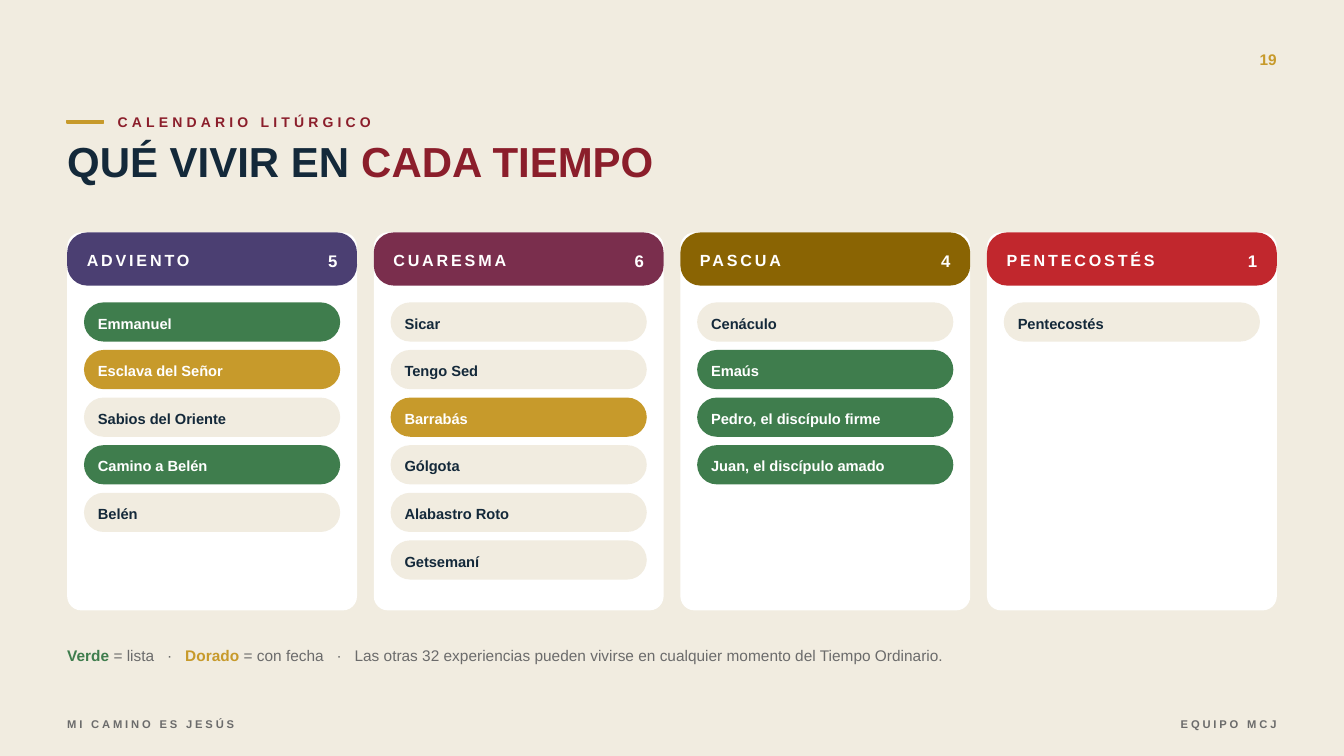
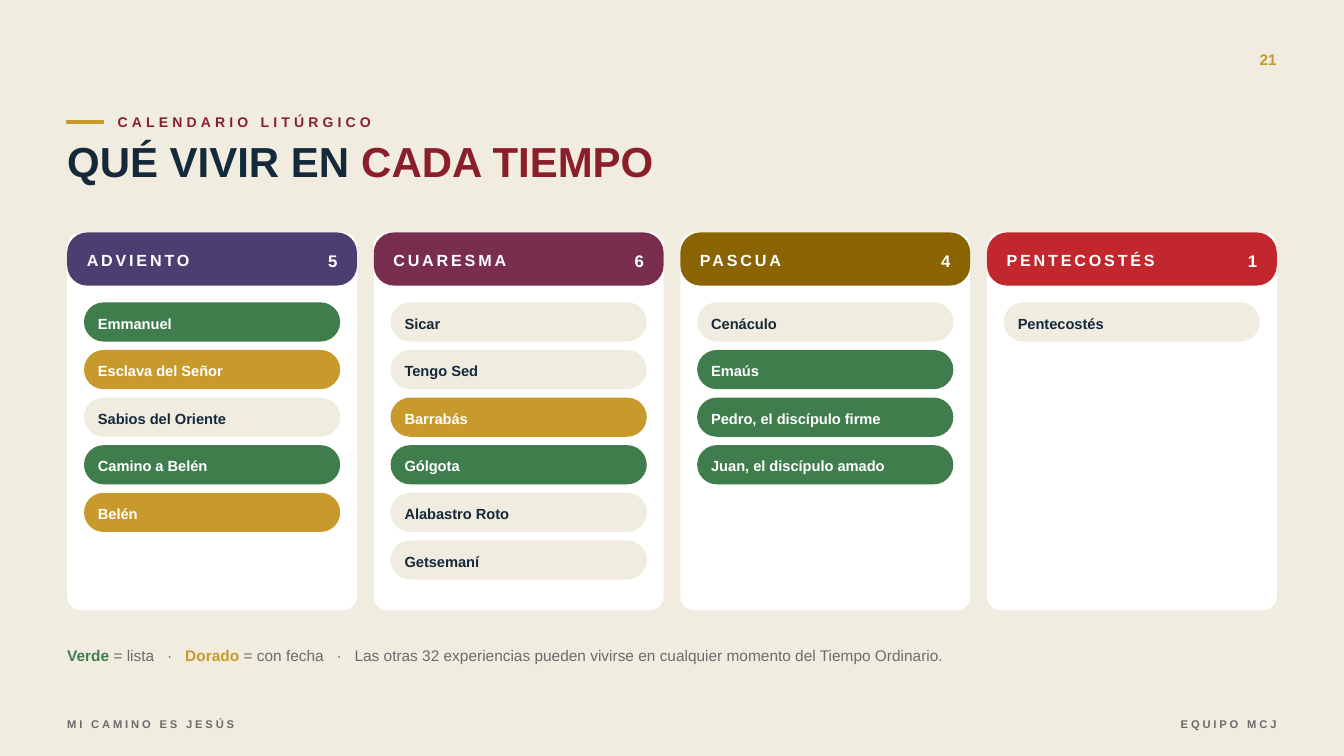
Before and after one commit to iikno/micaminoesjesus, a slide deck: slide 21 of presentacion/MCJ-Presentacion-Equipo.pptx (slide 19 before the commit). Drawn at 1344x756 pixels with LibreOffice and Linux fonts; fonts in the diff are those of the drawing; background and template pictures are left out. Boxes give left, top, right and bottom in pixels: in the first picture for what was removed or moved away, otherwise in the second. Text is boxed around its words. In the diff, an @@ line names an element or a change of style, - is before the commit and + after.

```diff
--- a/presentacion/MCJ-Presentacion-Equipo.pptx
+++ b/presentacion/MCJ-Presentacion-Equipo.pptx
@@ page number at bbox=[1260, 54, 1277, 65]: text changed @@
-19
+21
@@ rounded rectangle at bbox=[391, 446, 647, 485]: fill #F1ECE0 to #3F7D4D @@
@@ text "Gólgota" at bbox=[405, 460, 460, 474]: text colour #14293A to #FFFFFF @@
@@ rounded rectangle at bbox=[84, 493, 340, 532]: fill #F1ECE0 to #C79A2B @@
@@ text "Belén" at bbox=[98, 508, 138, 519]: text colour #14293A to #FFFFFF @@
```
Also in this commit, not shown: 8 other slides changed, 2 slides added, 2 other files.
